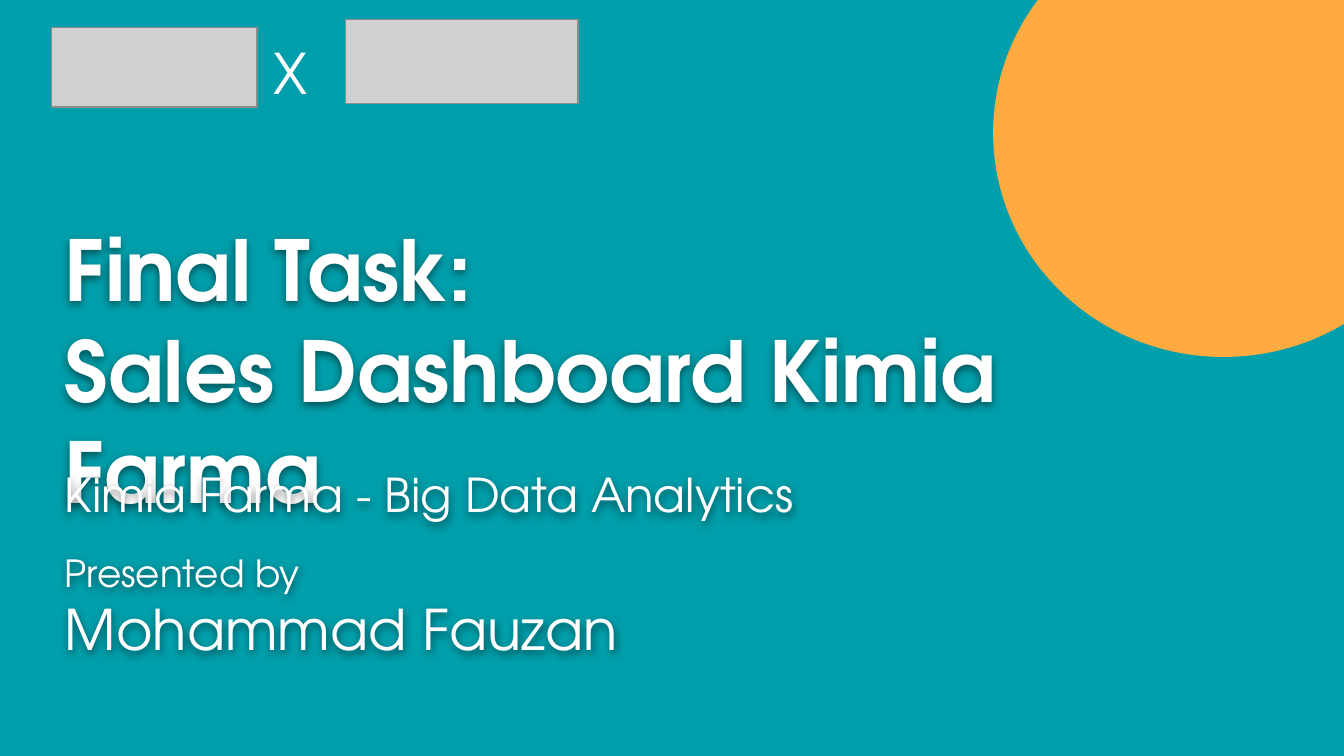
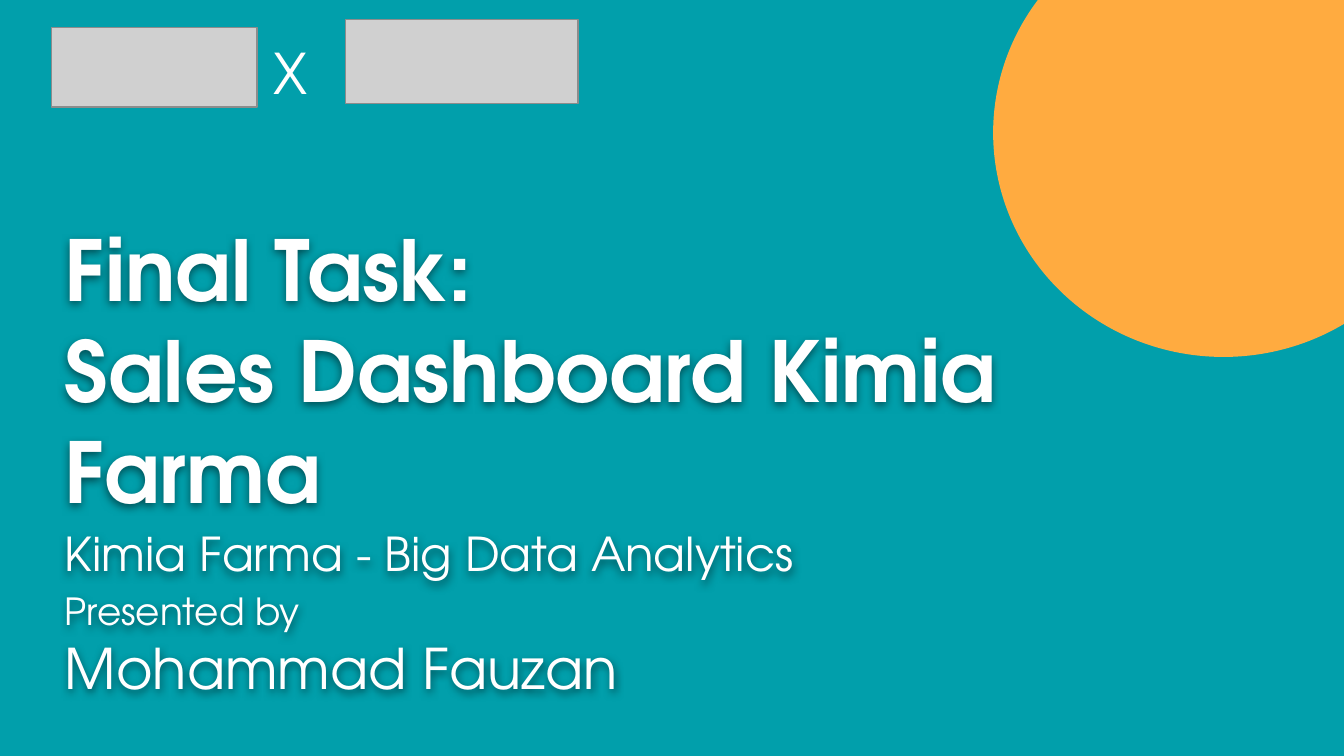
Before and after one commit to Podjan/PBI_Rakamin_KimiaFarma, a slide deck: slide 1 of Final Task_Kimia Farma_Big Data Analytics__Mohammad Fauzan.pptx. Drawn at 1344x756 pixels with LibreOffice and Linux fonts; fonts in the diff are those of the drawing; grey boxes stand for pictures; background and template pictures are left out. Boxes give left, top, right and bottom in pixels: in the first picture for what was removed or moved away, otherwise in the second. Text is boxed around its words. In the diff, an @@ line names an element or a change of style, - is before the commit and + after.

Commit message:
second commit

```diff
--- a/Final Task_Kimia Farma_Big Data Analytics__Mohammad Fauzan.pptx
+++ b/Final Task_Kimia Farma_Big Data Analytics__Mohammad Fauzan.pptx
@@ text "Kimia Farma - Big Data ..." rewrapped from (65,464,793,522) to (65,536,793,581) @@
@@ text "Presented by": place and size @@
-text "Presented by" at (65,559,618,652)
+text "Presented by" at (65,597,618,691)
```
